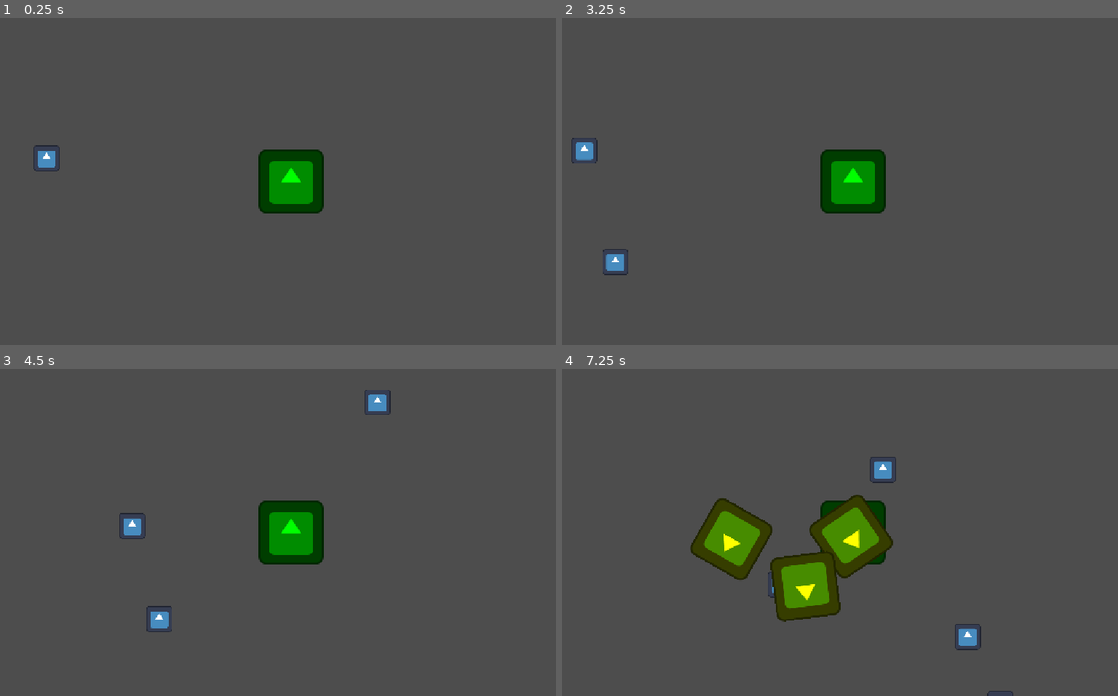
Above: before the commit, frames 1-4 (two rows, left to right).
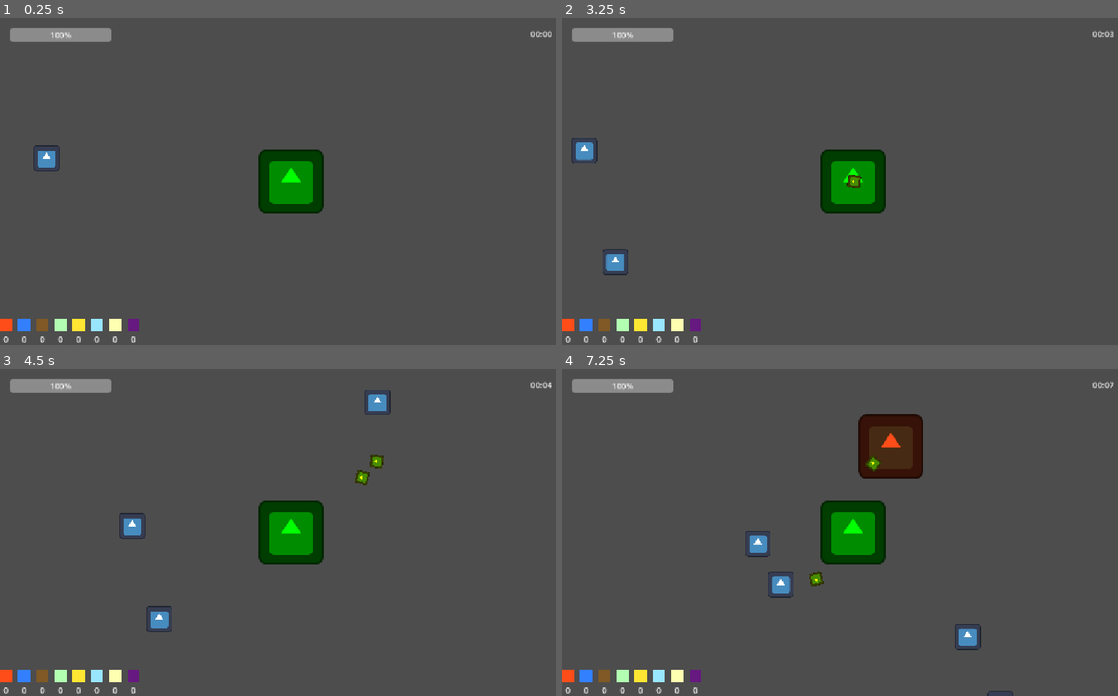
Above: after the commit, the same moments.

Repository: flameherz/ElementWiz
Game: Godot game, scene res://main.tscn
Same seed, same stepped clock (60 frames per second), same inputs: the game is played once before the commit and once after it. The engine's default icon, where the game draws it, is replaced by a stand-in: a white triangle on a blue panel in a dark square.
Inputs:
- Up to frame 1 (0.25 s): no input
- Up to frame 2 (3.25 s): hold D (move_right) 0.53-1.28 s; hold S (move_down) 1.28-2.03 s; hold D (move_right) 2.03-2.78 s; hold W (move_up) from 2.78 s (still down)
- Up to frame 3 (4.5 s): release W (move_up) at 3.53 s; hold A (move_left) from 3.53 s (still down)
- Up to frame 4 (7.25 s): release A (move_left) at 5.03 s; hold S (move_down) 5.03-5.78 s; hold D (move_right) 5.78-6.53 s; hold W (move_up) from 6.53 s (still down)

The runs differ from the first frame. In frame 1, 1.6% of the frame differs, in the area x 0-100%, y 3-100%; in frame 2, 1.7%; in frame 3, 1.8%; in frame 4, 11%.

Commit message:
Add HP system, Game Over screen, and elemental fusion system

Diff:
--- /dev/null
+++ b/element_pickup.gd
@@ -0,0 +1,44 @@
+extends Area2D
+
+# ==========================================
+# ElementPickup.gd — ไอเทมธาตุที่ดรอปจากศัตรู
+# ลอยเข้าหาผู้เล่นเมื่อเข้าใกล้ (magnet effect)
+# ==========================================
+
+@export var element_type: Elements.Element = Elements.Element.FIRE
+@export var magnet_radius: float = 120.0
+@export var magnet_speed: float = 250.0
+@export var lifetime: float = 8.0  # หายไปเองถ้าไม่ถูกเก็บภายในเวลานี้
+
+var player: Node2D = null
+var time_alive: float = 0.0
+
+@onready var sprite: Sprite2D = $Sprite2D
+
+
+func _ready() -> void:
+	player = get_tree().get_first_node_in_group("player")
+	if sprite:
+		sprite.modulate = Elements.COLOR[element_type]
+
+
+func _physics_process(delta: float) -> void:
+	time_alive += delta
+	if time_alive >= lifetime:
+		queue_free()
+		return
+
+	if not is_instance_valid(player):
+		player = get_tree().get_first_node_in_group("player")
+		return
+
+	var dist := global_position.distance_to(player.global_position)
+	if dist <= magnet_radius:
+		var direction := (player.global_position - global_position).normalized()
+		global_position += direction * magnet_speed * delta
+
+
+func _on_body_entered(body: Node2D) -> void:
+	if body.is_in_group("player") and body.has_method("collect_element"):
+		body.collect_element(element_type)
+		queue_free()
--- /dev/null
+++ b/element_pickup.tscn
@@ -0,0 +1,17 @@
+[gd_scene format=3 uid="uid://bktaolu42k7il"]
+
+[ext_resource type="Script" uid="uid://bjsee6skj4unn" path="res://element_pickup.gd" id="1_ixwfo"]
+[ext_resource type="Texture2D" uid="uid://c115ypwy27av6" path="res://icon.svg" id="2_660fq"]
+
+[sub_resource type="CircleShape2D" id="CircleShape2D_1bvp3"]
+
+[node name="ElementPickup" type="Area2D" unique_id=1324777546]
+script = ExtResource("1_ixwfo")
+
+[node name="Sprite2D" type="Sprite2D" parent="." unique_id=1005399403]
+texture = ExtResource("2_660fq")
+
+[node name="CollisionShape2D" type="CollisionShape2D" parent="." unique_id=575058341]
+shape = SubResource("CircleShape2D_1bvp3")
+
+[connection signal="body_entered" from="." to="." method="_on_body_entered"]
--- /dev/null
+++ b/elements.gd
@@ -0,0 +1,60 @@
+class_name Elements
+extends RefCounted
+
+# ==========================================
+# Elements.gd — นิยามธาตุกลาง ใช้ร่วมกันทุกสคริปต์
+# เรียกใช้จากที่อื่นผ่าน Elements.Element.FIRE เป็นต้น
+# ==========================================
+
+enum Element {
+	FIRE,
+	WATER,
+	EARTH,
+	WIND,
+	LIGHTNING,
+	ICE,
+	LIGHT,
+	DARK,
+}
+
+const DISPLAY_NAME := {
+	Element.FIRE: "ไฟ",
+	Element.WATER: "น้ำ",
+	Element.EARTH: "ดิน",
+	Element.WIND: "ลม",
+	Element.LIGHTNING: "สายฟ้า",
+	Element.ICE: "น้ำแข็ง",
+	Element.LIGHT: "แสง",
+	Element.DARK: "ความมืด",
+}
+
+const COLOR := {
+	Element.FIRE: Color(1.0, 0.3, 0.1),
+	Element.WATER: Color(0.2, 0.5, 1.0),
+	Element.EARTH: Color(0.5, 0.35, 0.15),
+	Element.WIND: Color(0.7, 1.0, 0.7),
+	Element.LIGHTNING: Color(1.0, 0.9, 0.2),
+	Element.ICE: Color(0.6, 0.9, 1.0),
+	Element.LIGHT: Color(1.0, 1.0, 0.7),
+	Element.DARK: Color(0.4, 0.1, 0.5),
+}
+
+# สูตร fusion — key คือคู่ธาตุ (เรียงตาม enum value น้อยไปมาก), value คือชื่อผลลัพธ์
+# ยังไม่ผูก effect จริง แค่นิยามชื่อไว้ก่อนสำหรับ prototype นี้
+const FUSION_RECIPES := {
+	[Element.FIRE, Element.WATER]: "ไอน้ำ",
+	[Element.FIRE, Element.WIND]: "พายุเพลิง",
+	[Element.WATER, Element.ICE]: "หิมะ",
+	[Element.EARTH, Element.LIGHTNING]: "แม่เหล็ก",
+}
+
+
+static func get_fusion_name(element_a: Element, element_b: Element) -> String:
+	var pair := [element_a, element_b] if element_a < element_b else [element_b, element_a]
+	if FUSION_RECIPES.has(pair):
+		return FUSION_RECIPES[pair]
+	return "%s+%s ผสม" % [DISPLAY_NAME[element_a], DISPLAY_NAME[element_b]]
+
+
+static func get_random_element() -> Element:
+	return Element.values()[randi() % Element.size()]
--- a/enemy.gd
+++ b/enemy.gd
@@ -43,8 +43,18 @@
 
 
 func die() -> void:
-	# TODO: ดรอปธาตุตรงนี้ตอนใส่ elemental system
+	drop_element()
 	queue_free()
+
+
+func drop_element() -> void:
+	var pickup_scene := load("res://element_pickup.tscn")
+	if not pickup_scene:
+		return
+	var pickup = pickup_scene.instantiate()
+	get_tree().current_scene.add_child(pickup)
+	pickup.global_position = global_position
+	pickup.element_type = Elements.get_random_element()
 
 
 # เรียกจาก signal body_entered ของ Area2D (child) เท่านั้น — สำหรับตรวจจับโดนกระสุน
--- /dev/null
+++ b/hud.gd
@@ -0,0 +1,125 @@
+extends CanvasLayer
+
+# ==========================================
+# HUD.gd — HP bar + survival timer + Game Over screen
+# แนบสคริปต์นี้ไว้ที่ CanvasLayer node ใน Main scene
+#
+# ต้องมี child nodes:
+#   HPBar (ProgressBar)
+#   TimerLabel (Label)
+#   GameOverPanel (Control) — ซ่อนไว้ตอนเริ่มเกม (Visible = off)
+#     ├── FinalTimeLabel (Label)
+#     └── RestartButton (Button)
+# ==========================================
+
+@onready var hp_bar: ProgressBar = $HPBar
+@onready var timer_label: Label = $TimerLabel
+@onready var game_over_panel: Control = $GameOverPanel
+@onready var final_time_label: Label = $GameOverPanel/FinalTimeLabel
+@onready var restart_button: Button = $GameOverPanel/RestartButton
+@onready var element_tracker: HBoxContainer = $ElementTracker
+@onready var fusion_popup: Label = $FusionPopup
+@onready var flash_overlay: ColorRect = $FlashOverlay
+
+var elapsed_time: float = 0.0
+var element_labels: Dictionary = {}
+const FUSION_READY_COUNT := 3
+
+
+func _ready() -> void:
+	game_over_panel.visible = false
+
+	# ทำให้ HUD กับปุ่ม restart ยังทำงานได้แม้เกม pause อยู่
+	process_mode = Node.PROCESS_MODE_ALWAYS
+	game_over_panel.process_mode = Node.PROCESS_MODE_ALWAYS
+
+	restart_button.pressed.connect(_on_restart_pressed)
+
+	build_element_tracker()
+
+	fusion_popup.modulate.a = 0.0
+	flash_overlay.color.a = 0.0
+
+	var player := get_tree().get_first_node_in_group("player")
+	if player:
+		player.health_changed.connect(_on_player_health_changed)
+		player.died.connect(_on_player_died)
+		player.element_changed.connect(_on_element_changed)
+		player.fusion_triggered.connect(_on_fusion_triggered)
+		_on_player_health_changed(player.current_hp, player.max_hp)
+
+
+func build_element_tracker() -> void:
+	# สร้าง entry ธาตุทั้ง 8 ชนิดใน element_tracker แบบ dynamic
+	# แต่ละ entry คือ VBoxContainer เล็กๆ: กล่องสี (ColorRect) + ตัวเลข (Label)
+	for element in Elements.Element.values():
+		var entry := VBoxContainer.new()
+
+		var swatch := ColorRect.new()
+		swatch.custom_minimum_size = Vector2(24, 24)
+		swatch.color = Elements.COLOR[element]
+		entry.add_child(swatch)
+
+		var count_label := Label.new()
+		count_label.text = "0"
+		count_label.horizontal_alignment = HORIZONTAL_ALIGNMENT_CENTER
+		entry.add_child(count_label)
+
+		element_tracker.add_child(entry)
+		element_labels[element] = count_label
+
+
+func _on_element_changed(element_type: Elements.Element, count: int) -> void:
+	if not element_labels.has(element_type):
+		return
+	var label: Label = element_labels[element_type]
+	label.text = str(count)
+	# เน้นสีทองตอนใกล้ครบ fusion
+	if count >= FUSION_READY_COUNT:
+		label.modulate = Color(1.0, 0.85, 0.2)
+	else:
+		label.modulate = Color(1.0, 1.0, 1.0)
+
+
+func _process(delta: float) -> void:
+	elapsed_time += delta
+	timer_label.text = format_time(elapsed_time)
+
+
+func format_time(time_seconds: float) -> String:
+	var minutes := int(time_seconds) / 60
+	var seconds := int(time_seconds) % 60
+	return "%02d:%02d" % [minutes, seconds]
+
+
+func _on_player_health_changed(current_hp: float, max_hp: float) -> void:
+	hp_bar.max_value = max_hp
+	hp_bar.value = current_hp
+
+
+func _on_player_died() -> void:
+	get_tree().paused = true
+	final_time_label.text = "รอดชีวิตได้: %s" % format_time(elapsed_time)
+	game_over_panel.visible = true
+
+
+func _on_fusion_triggered(_element_a: Elements.Element, _element_b: Elements.Element, fusion_name: String) -> void:
+	fusion_popup.text = "✨ ฟิวชั่น: %s ✨" % fusion_name
+
+	# แฟลชวาบทั้งจอ
+	flash_overlay.color.a = 0.25
+	var flash_tween := create_tween()
+	flash_tween.tween_property(flash_overlay, "color:a", 0.0, 0.3)
+
+	# ข้อความ popup โผล่มาแล้วค้างไว้สักครู่ก่อนจางหาย
+	fusion_popup.modulate.a = 1.0
+	fusion_popup.scale = Vector2(0.7, 0.7)
+	var popup_tween := create_tween()
+	popup_tween.tween_property(fusion_popup, "scale", Vector2(1.0, 1.0), 0.2).set_trans(Tween.TRANS_BACK)
+	popup_tween.tween_interval(1.2)
+	popup_tween.tween_property(fusion_popup, "modulate:a", 0.0, 0.5)
+
+
+func _on_restart_pressed() -> void:
+	get_tree().paused = false
+	get_tree().reload_current_scene()
--- a/main.tscn
+++ b/main.tscn
@@ -3,6 +3,7 @@
 [ext_resource type="PackedScene" uid="uid://6mm3u86yhupc" path="res://player.tscn" id="1_0xm2m"]
 [ext_resource type="Script" uid="uid://bnihhnn8ar2nx" path="res://enemy_spawner.gd" id="2_h2yge"]
 [ext_resource type="PackedScene" uid="uid://cwq84ck8g6rlr" path="res://enemy.tscn" id="3_h2yge"]
+[ext_resource type="Script" uid="uid://cndcwebgpo8f0" path="res://hud.gd" id="4_1bvp3"]
 
 [node name="Main" type="Node2D" unique_id=1373487488]
 y_sort_enabled = true
@@ -13,3 +14,89 @@
 [node name="EnemySpawner" type="Node2D" parent="." unique_id=1431747986]
 script = ExtResource("2_h2yge")
 enemy_scene = ExtResource("3_h2yge")
+
+[node name="HUD" type="CanvasLayer" parent="." unique_id=1112174929]
+script = ExtResource("4_1bvp3")
+
+[node name="HPBar" type="ProgressBar" parent="HUD" unique_id=945366515]
+offset_left = 20.0
+offset_top = 20.0
+offset_right = 220.0
+offset_bottom = 47.0
+
+[node name="TimerLabel" type="Label" parent="HUD" unique_id=1915861700]
+offset_left = 1050.0
+offset_top = 20.0
+offset_right = 1090.0
+offset_bottom = 43.0
+
+[node name="GameOverPanel" type="Control" parent="HUD" unique_id=501321320]
+visible = false
+layout_mode = 3
+anchors_preset = 15
+anchor_right = 1.0
+anchor_bottom = 1.0
+grow_horizontal = 2
+grow_vertical = 2
+
+[node name="ColorRect" type="ColorRect" parent="HUD/GameOverPanel" unique_id=1409278164]
+layout_mode = 1
+anchors_preset = 15
+anchor_right = 1.0
+anchor_bottom = 1.0
+grow_horizontal = 2
+grow_vertical = 2
+color = Color(0, 0, 0.02745098, 1)
+
+[node name="FinalTimeLabel" type="Label" parent="HUD/GameOverPanel" unique_id=1848737496]
+layout_mode = 1
+anchors_preset = 8
+anchor_left = 0.5
+anchor_top = 0.5
+anchor_right = 0.5
+anchor_bottom = 0.5
+offset_left = -43.5
+offset_top = -61.5
+offset_right = 43.5
+offset_bottom = -38.5
+grow_horizontal = 2
+grow_vertical = 2
+text = "Game Over"
+
+[node name="RestartButton" type="Button" parent="HUD/GameOverPanel" unique_id=1756195889]
+layout_mode = 1
+anchors_preset = 8
+anchor_left = 0.5
+anchor_top = 0.5
+anchor_right = 0.5
+anchor_bottom = 0.5
+offset_left = -32.0
+offset_top = -35.5
+offset_right = 32.0
+offset_bottom = -4.5
+grow_horizontal = 2
+grow_vertical = 2
+text = "เล่นใหม่"
+
+[node name="ElementTracker" type="HBoxContainer" parent="HUD" unique_id=1056237716]
+anchors_preset = 12
+anchor_top = 1.0
+anchor_right = 1.0
+anchor_bottom = 1.0
+grow_horizontal = 2
+grow_vertical = 0
+theme_override_constants/separation = 12
+
+[node name="FlashOverlay" type="ColorRect" parent="HUD" unique_id=1632901137]
+anchors_preset = 15
+anchor_right = 1.0
+anchor_bottom = 1.0
+grow_horizontal = 2
+grow_vertical = 2
+color = Color(1, 1, 1, 0)
+
+[node name="FusionPopup" type="Label" parent="HUD" unique_id=1621279821]
+offset_left = 20.0
+offset_top = 60.0
+offset_right = 60.0
+offset_bottom = 83.0
--- a/player.gd
+++ b/player.gd
@@ -6,15 +6,80 @@
 # ==========================================
 
 @export var move_speed: float = 150.0
-@export var attack_range: float = 250.0
+@export var attack_range: float = 400.0
 @export var attack_cooldown: float = 0.6  # วินาทีระหว่างการยิงแต่ละครั้ง
+@export var max_hp: float = 100.0
+@export var invincibility_duration: float = 0.5  # วินาทีที่ป้องกันโดนซ้ำหลังโดนตี
 
 var attack_timer: float = 0.0
 var current_target: Node2D = null
+var current_hp: float
+var invincibility_timer: float = 0.0
+
+signal health_changed(current_hp: float, max_hp: float)
+signal died
+signal element_changed(element_type: Elements.Element, count: int)
+signal fusion_triggered(element_a: Elements.Element, element_b: Elements.Element, fusion_name: String)
+
+var element_counts: Dictionary = {}
+
+const FUSION_THRESHOLD := 3
 
 @onready var projectile_scene := preload("res://projectile.tscn")
 
+func _ready() -> void:
+	current_hp = max_hp
+	health_changed.emit(current_hp, max_hp)
+	for element in Elements.Element.values():
+		element_counts[element] = 0
+
+
+func collect_element(element_type: Elements.Element) -> void:
+	element_counts[element_type] += 1
+	element_changed.emit(element_type, element_counts[element_type])
+	check_for_fusion(element_type)
+
+
+func check_for_fusion(just_collected: Elements.Element) -> void:
+	if element_counts[just_collected] < FUSION_THRESHOLD:
+		return
+
+	# หาธาตุอื่นที่ครบ 3 เหมือนกัน เพื่อจับคู่ fusion
+	for element in Elements.Element.values():
+		if element == just_collected:
+			continue
+		if element_counts[element] >= FUSION_THRESHOLD:
+			do_fusion(just_collected, element)
+			return
+
+
+func do_fusion(element_a: Elements.Element, element_b: Elements.Element) -> void:
+	element_counts[element_a] -= FUSION_THRESHOLD
+	element_counts[element_b] -= FUSION_THRESHOLD
+	element_changed.emit(element_a, element_counts[element_a])
+	element_changed.emit(element_b, element_counts[element_b])
+
+	var fusion_name := Elements.get_fusion_name(element_a, element_b)
+	fusion_triggered.emit(element_a, element_b, fusion_name)
+
+
+func take_damage(amount: float) -> void:
+	if invincibility_timer > 0.0:
+		return  # ยังอยู่ในช่วงป้องกัน ไม่รับดาเมจซ้ำ
+
+	current_hp -= amount
+	current_hp = max(current_hp, 0.0)
+	health_changed.emit(current_hp, max_hp)
+	invincibility_timer = invincibility_duration
+
+	if current_hp <= 0:
+		died.emit()
+
+
 func _physics_process(delta: float) -> void:
+	if invincibility_timer > 0.0:
+		invincibility_timer -= delta
+
 	handle_movement()
 	handle_auto_attack(delta)
 
--- a/projectile.tscn
+++ b/projectile.tscn
@@ -10,6 +10,7 @@
 
 [node name="Sprite2D" type="Sprite2D" parent="." unique_id=719377604]
 modulate = Color(1, 1, 0, 1)
+scale = Vector2(0.2, 0.2)
 texture = ExtResource("2_qxf0c")
 
 [node name="CollisionShape2D" type="CollisionShape2D" parent="." unique_id=40785457]
Not shown, added: element_pickup.gd.uid
Not shown, added: elements.gd.uid
Not shown, added: hud.gd.uid
